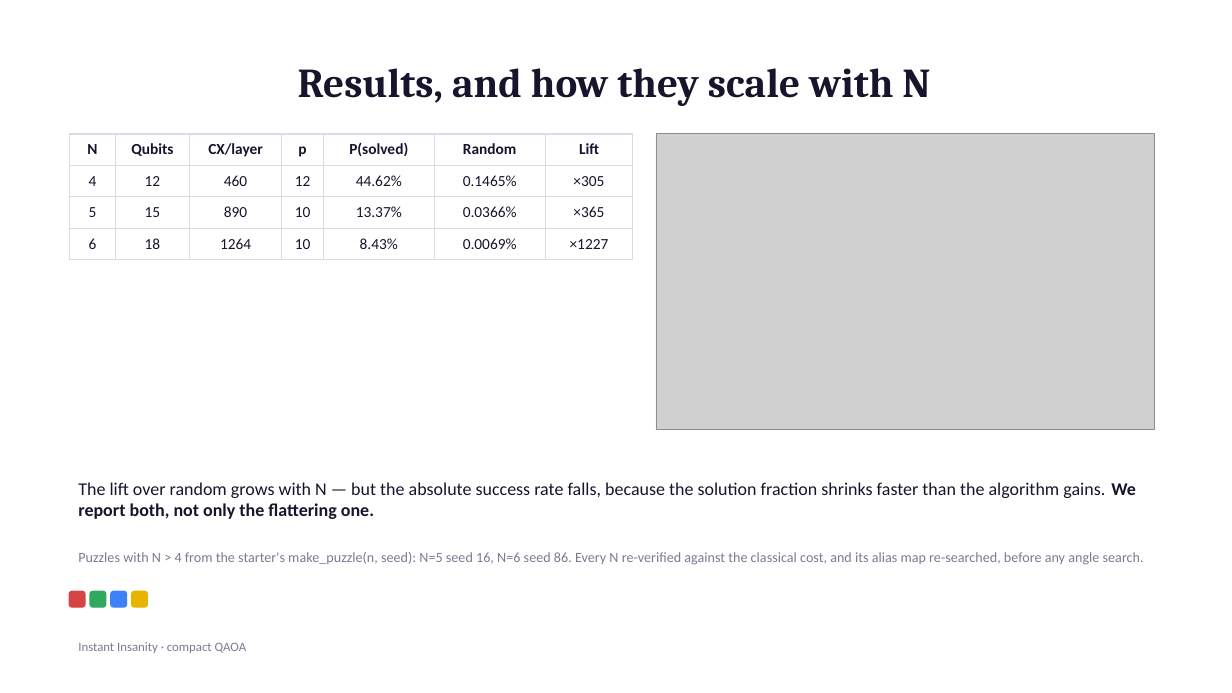
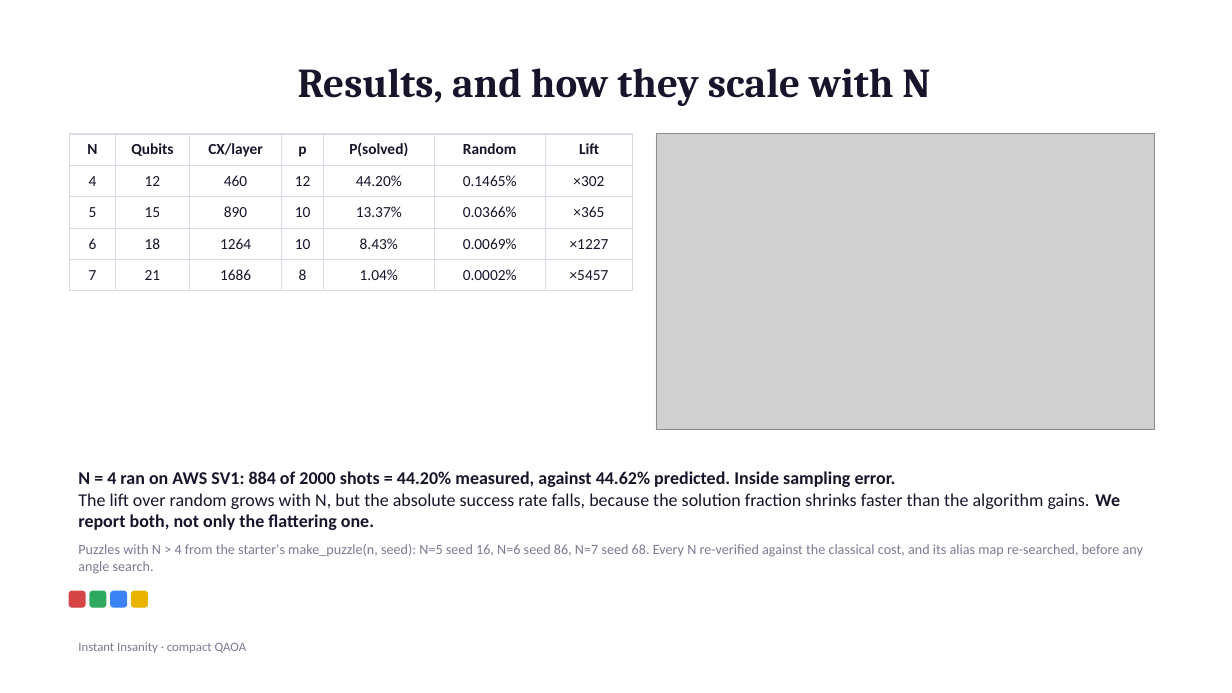
Before and after one commit to MyDakshAI/instant-insanity-qff26, a slide deck: slide 7 of slides.pptx. Drawn at 1232x693 pixels with LibreOffice and Linux fonts; fonts in the diff are those of the drawing; grey boxes stand for pictures. Boxes give left, top, right and bottom in pixels: in the first picture for what was removed or moved away, otherwise in the second. Text is boxed around its words. In the diff, an @@ line names an element or a change of style, - is before the commit and + after.

```diff
--- a/slides.pptx
+++ b/slides.pptx
@@ table at (69, 134, 633, 284) @@
-row 2, column 5: 44.62%
+row 2, column 5: 44.20%
-row 2, column 7: ×305
+row 2, column 7: ×302
+row 5: 7 | 21 | 1686 | 8 | 1.04% | 0.0002% | ×5457
@@ text at (78, 471, 1120, 530): text changed; bold on @@
-The lift over random grows with N — but the absolute success rate falls, because the solution fraction shrinks faster than the algorithm gains. We report both, not only the flattering one.
+N = 4 ran on AWS SV1: 884 of 2000 shots = 44.20% measured, against 44.62% predicted. Inside sampling error.
+The lift over random grows with N, but the absolute success rate falls, because the solution fraction shrinks faster than the algorithm gains. We report both, not only the flattering one.
@@ text at (78, 544, 1143, 574): text changed @@
-Puzzles with N > 4 from the starter's make_puzzle(n, seed): N=5 seed 16, N=6 seed 86. Every N re-verified against the classical cost, and its alias map re-searched, before any angle search.
+Puzzles with N > 4 from the starter's make_puzzle(n, seed): N=5 seed 16, N=6 seed 86, N=7 seed 68. Every N re-verified against the classical cost, and its alias map re-searched, before any angle search.
```
Also in this commit, not shown: 1 other slide changed, 4 other files.
